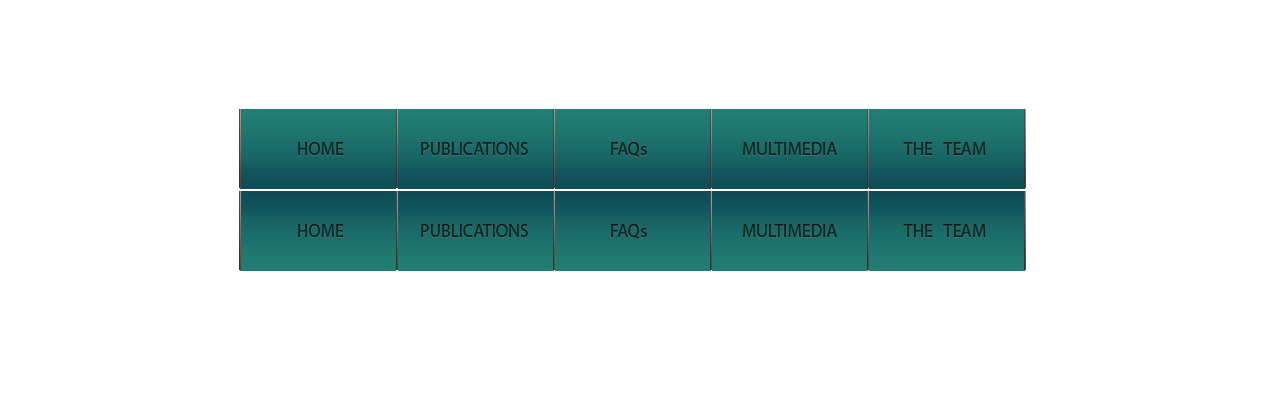
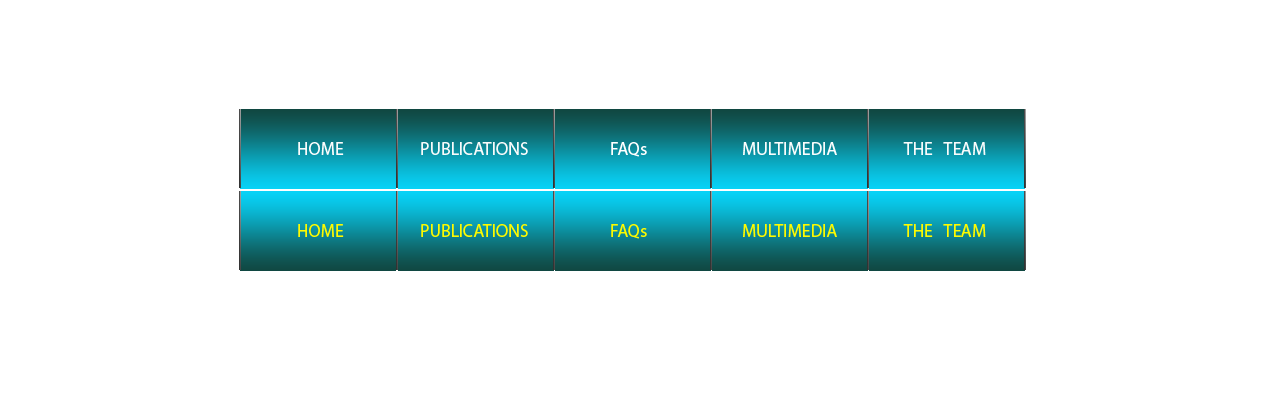
Layer changes from the first 1280 × 400 image to the second:
renamed "HOME copy" to "HOME", painted on it over [298,224,344,237]
renamed "THE TEAM copy" to "THE TEAM", painted on it over [903,224,986,237]
renamed "MULTIMEDIA copy" to "MULTIMEDIA", painted on it over [743,224,837,237]
renamed "FAQs copy" to "FAQs", painted on it over [611,224,647,239]
renamed "PUBLICATIONS copy" to "PUBLICATIONS", painted on it over [421,224,528,237]
painted on "HOME" (3rd of 3, in "button1") over [298,142,344,155]
painted on "THE TEAM" (2nd of 2, in "button5") over [903,142,986,155]
painted on "MULTIMEDIA" (2nd of 2, in "button4") over [743,142,837,155]
painted on "FAQs" (2nd of 2, in "button3") over [611,142,647,157]
painted on "PUBLICATIONS" (2nd of 2, in "button2") over [421,142,528,155]
